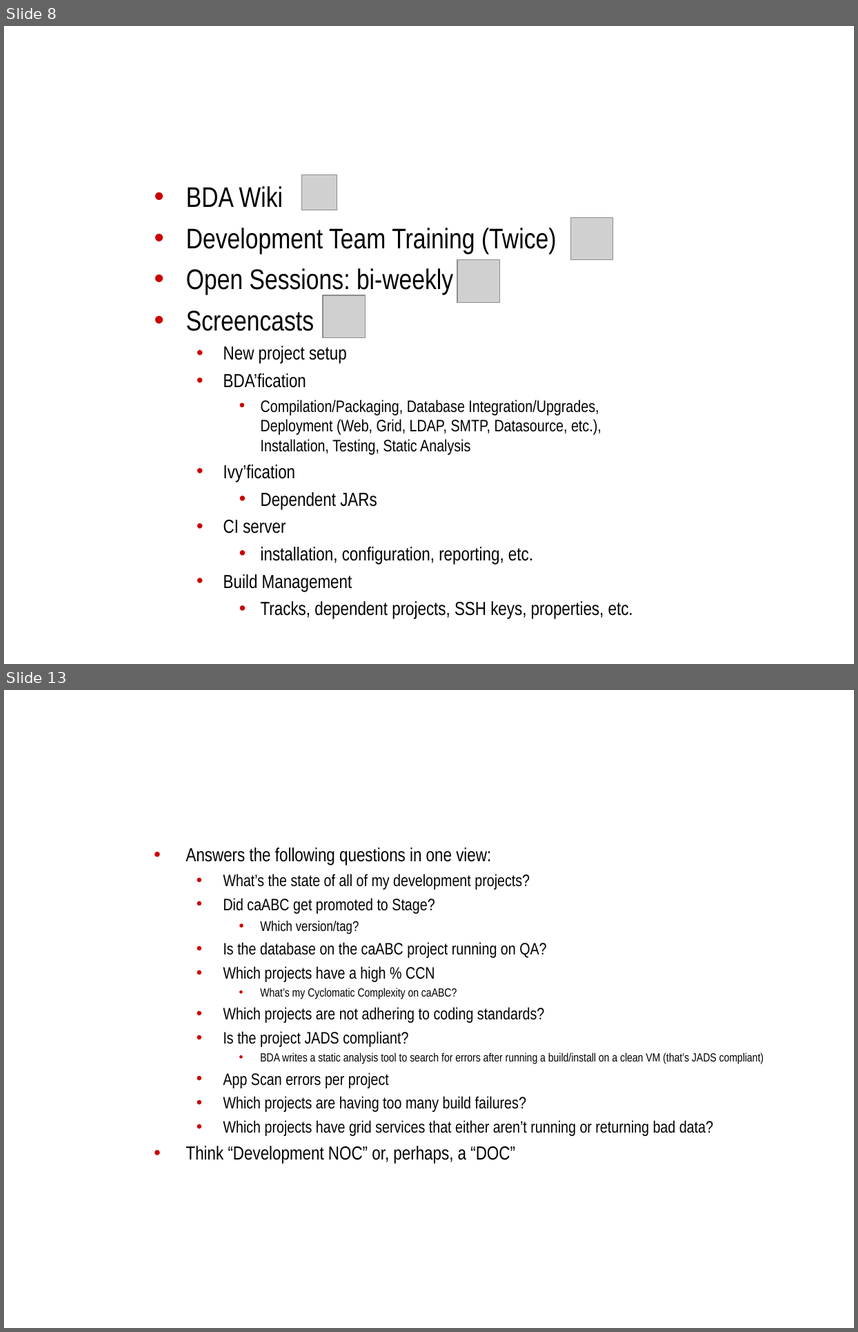
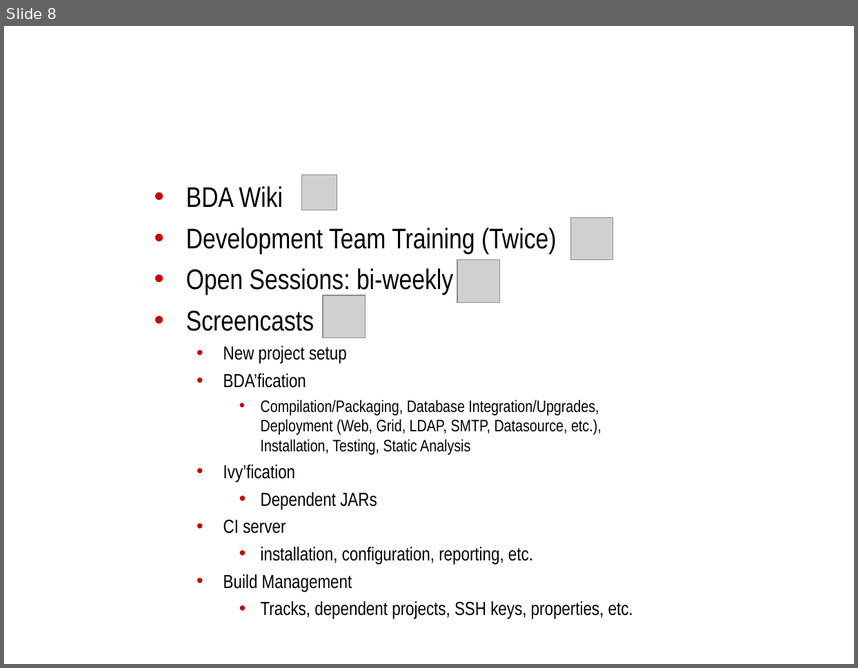
Before and after one commit to NCIP/automation, a slide deck: docs/roadmap/bda-rollout.ppt. Shown one above the other, each under a label of ours: slides 8 and 13 before the commit, slide 8 after it; the slides between them are not shown. The pictures are 858x1332 and 858x668 pixels, drawn with LibreOffice and Linux fonts; fonts in the diff are those of the drawing; grey boxes stand for pictures; background and template pictures are left out. Boxes give left, top, right and bottom in pixels: in the first picture for what was removed or moved away, otherwise in the second. Text is boxed around its words. In the diff, an @@ line names an element or a change of style, - is before the commit and + after.

```diff
--- a/docs/roadmap/bda-rollout.ppt
+++ b/docs/roadmap/bda-rollout.ppt
@@ slide 13 removed at box(4, 690, 854, 1328), background picture (left out) @@
@@ title removed at box(146, 690, 819, 818) @@
-Release-readiness dashboard
@@ text removed at box(186, 847, 764, 1163) @@
-• Answers the following questions in one view:
-  • What’s the state of all of my development projects?
-  • Did caABC get promoted to Stage?
-    • Which version/tag?
-  • Is the database on the caABC project running on QA?
-  • Which projects have a high % CCN
-    • What’s my Cyclomatic Complexity on caABC?
-  • Which projects are not adhering to coding standards?
-  • Is the project JADS compliant?
-    • BDA writes a static analysis tool to search for errors after running a build/install on a clean VM (that’s JADS compliant)
-  • App Scan errors per project
-  • Which projects are having too many build failures?
-  • Which projects have grid services that either aren’t running or returning bad data?
-• Think “Development NOC” or, perhaps, a “DOC”
```
Also in this commit, not shown: 5 slides changed, 1 other file.
